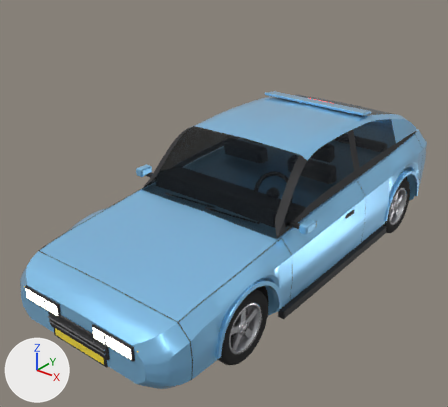
One commit to the glTF model godot/assets/models/civik.glb: the scene before it, then after it.
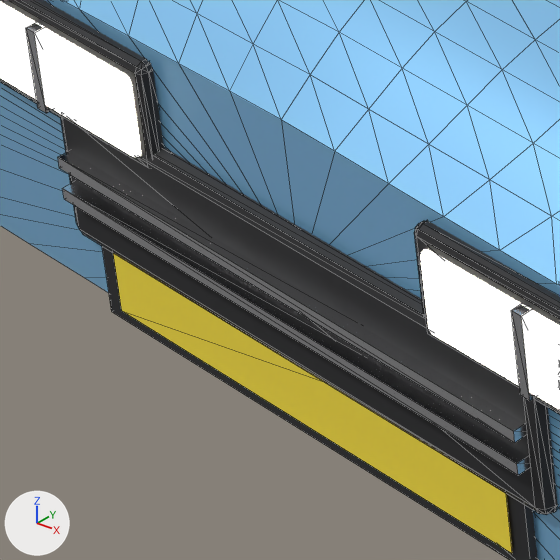
The first picture shows the older version from a 50 mm lens placed at (2.97, -4.14, 3.07), pointed at (-0.11, -0.3, 0.68). The close-ups show the older and then the newer version on the part from 9% to 25% of the width and 73% to 90% of the height of that picture. Only the edits that show in the close-ups are written down. Every picture has the same lights, and +X, +Y and +Z are marked at lower left. The close-ups show mesh edges as thin lines. Where no turn or scale is listed for an object, it has been applied to the vertices.

Names of what the first close-up shows: 'headlamp_L', 'headlamp_R', 'intake', 'intake_slat0', 'intake_slat1', 'lamp_bezel_L', 'lamp_bezel_R', 'lamp_divider_L', 'lamp_divider_R', 'nose', 'plate_frame_front', 'plate_front'.
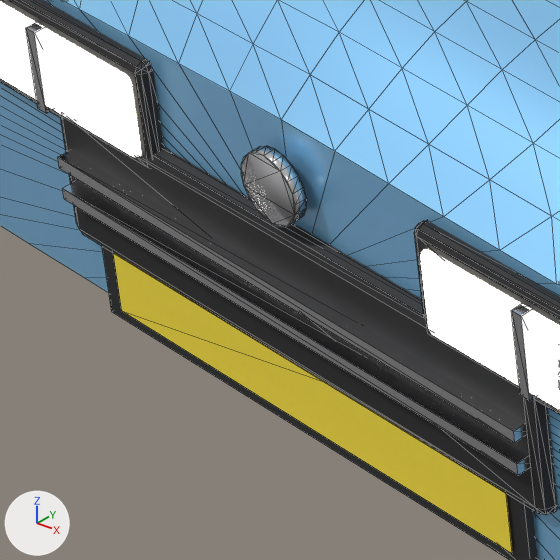
Changed parts and their boxes [x1, y1, x2, y2] in the close-ups (560 x 560 px):
'badge_front', added
    after: [241, 146, 306, 227]

What changed in the scene script:
```text
Add me_badge_front:
    me_badge_front.from_pydata(...)  # a 20-sided cylinder along y spanning x -0.035..0.035, y -0.006..0.006, z -0.035..0.035
    me_badge_front.materials.append(mat_chrome)  # white #e7e7ea
Add ob_badge_front:
    ob_badge_front = bpy.data.objects.new('badge_front', me_badge_front)
    ob_badge_front.location = (0.0, -2.066, 0.501)
```
